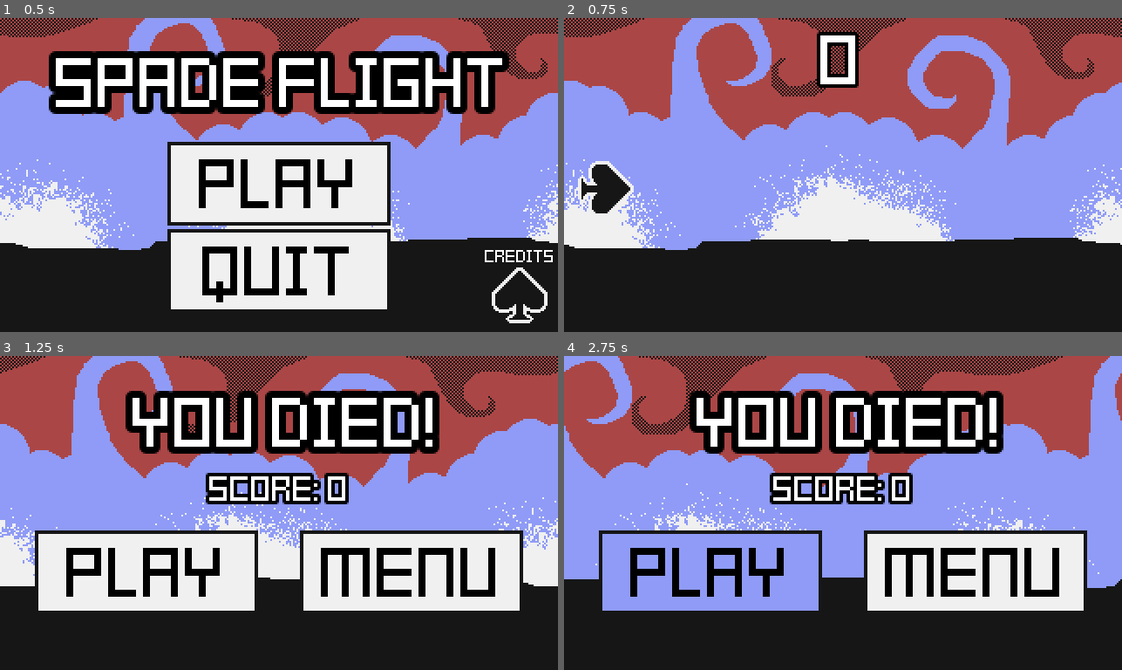
Above: before the commit, frames 1-4 (two rows, left to right).
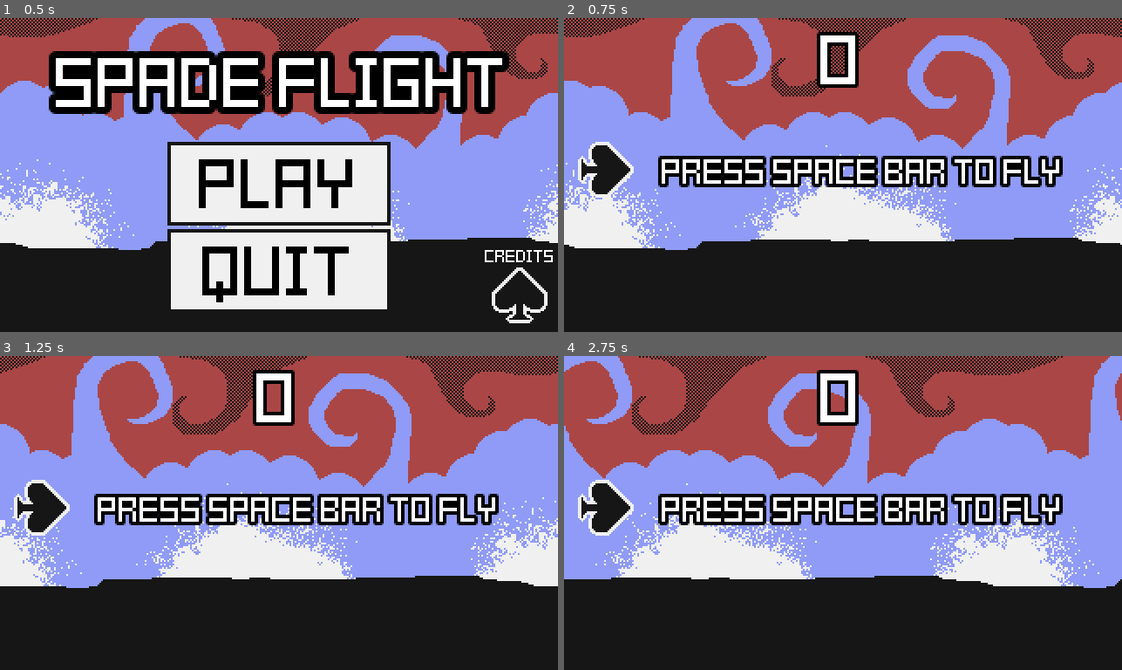
Above: after the commit, the same moments.

Repository: jadicodes/spade-flight
Game: Godot game, scene res://ui_screens/main_menu/main_menu.tscn
Two runs of this game, one before a commit and one after it. Both use one fixed random seed, a clock stepped at 60 frames per second and the inputs below.
Inputs (mouse positions are in pixels of both pictures, inside the frame that each line leads up to):
- Up to frame 1 (0.5 s): no input
- Up to frame 2 (0.75 s): click "Play" at 0.5 s
- Up to frame 3 (1.25 s): no input
- Up to frame 4 (2.75 s): click (709, 572) at 1.25 s, where only the run before the commit has a clickable "Play"; click (709, 572) at 2 s, where only the run before the commit has a clickable "Play"

Frame 1 is identical in both runs. In frame 2, 7.5% of the frame differs, in the area x 2-90%, y 39-63%; in frame 3, 35%, in the area x 2-94%, y 4-82%; in frame 4, 34%.

Commit message:
Add space bar tutorial

Diff:
--- a/project/spade/spade.gd
+++ b/project/spade/spade.gd
@@ -1,26 +1,38 @@
 extends CharacterBody2D
 
+signal game_started
 
 const SPEED = 300.0
 const JUMP_VELOCITY = -185.0
 
-var gravity = ProjectSettings.get_setting("physics/2d/default_gravity")
+var _game_started = false
 var _has_collided = false
 
 
-func _physics_process(delta) -> void:
-	if not is_on_floor():
-		velocity.y += gravity * delta
+func _ready():
+	$SpaceLabel.show()
 
 
-	if Input.is_action_just_pressed("ui_accept"):
-		velocity.y = JUMP_VELOCITY
-		Jukebox.play_flap()
+func _physics_process(delta) -> void:
+	if Input.is_action_pressed("ui_accept"):
+		$SpaceLabel.hide()
+		_game_started = true
+		game_started.emit()
 
-	_has_collided = move_and_collide(velocity * delta)
+	if _game_started:
+		var gravity = ProjectSettings.get_setting("physics/2d/default_gravity")
+		if not is_on_floor():
+			velocity.y += gravity * delta
 
-	if _has_collided:
-		_kill()
+
+		if Input.is_action_just_pressed("ui_accept"):
+			velocity.y = JUMP_VELOCITY
+			Jukebox.play_flap()
+
+		_has_collided = move_and_collide(velocity * delta)
+
+		if _has_collided:
+			_kill()
 
 
 func _kill() -> void:
--- a/project/spade/spade.tscn
+++ b/project/spade/spade.tscn
@@ -1,48 +1,11 @@
-[gd_scene load_steps=7 format=3 uid="uid://cswj27dj3xyev"]
+[gd_scene load_steps=5 format=3 uid="uid://cswj27dj3xyev"]
 
 [ext_resource type="Script" path="res://spade/spade.gd" id="1_o6ve1"]
 [ext_resource type="Texture2D" uid="uid://unt0htntvhi2" path="res://spade/spade.png" id="2_7mvqd"]
+[ext_resource type="Theme" uid="uid://c2c6ex86ggxtl" path="res://common/font.tres" id="3_obiej"]
 
 [sub_resource type="CircleShape2D" id="CircleShape2D_psfm0"]
 radius = 13.0384
-
-[sub_resource type="Animation" id="Animation_ymo23"]
-length = 0.001
-tracks/0/type = "value"
-tracks/0/imported = false
-tracks/0/enabled = true
-tracks/0/path = NodePath("Sprite:rotation")
-tracks/0/interp = 1
-tracks/0/loop_wrap = true
-tracks/0/keys = {
-"times": PackedFloat32Array(0),
-"transitions": PackedFloat32Array(1),
-"update": 0,
-"values": [0.0]
-}
-
-[sub_resource type="Animation" id="Animation_co75j"]
-resource_name = "rotate"
-length = 4.0
-loop_mode = 1
-tracks/0/type = "value"
-tracks/0/imported = false
-tracks/0/enabled = true
-tracks/0/path = NodePath("Sprite:rotation")
-tracks/0/interp = 1
-tracks/0/loop_wrap = true
-tracks/0/keys = {
-"times": PackedFloat32Array(0, 1, 2, 3, 4),
-"transitions": PackedFloat32Array(1, 1, 1, 1, 1),
-"update": 0,
-"values": [0.0, 1.5708, 3.14159, 4.71239, 6.28319]
-}
-
-[sub_resource type="AnimationLibrary" id="AnimationLibrary_b5n2s"]
-_data = {
-"RESET": SubResource("Animation_ymo23"),
-"rotate": SubResource("Animation_co75j")
-}
 
 [node name="Spade" type="CharacterBody2D"]
 collision_layer = 3
@@ -56,7 +19,15 @@
 [node name="Collision" type="CollisionShape2D" parent="."]
 shape = SubResource("CircleShape2D_psfm0")
 
-[node name="AnimationPlayer" type="AnimationPlayer" parent="."]
-libraries = {
-"": SubResource("AnimationLibrary_b5n2s")
-}
+[node name="SpaceLabel" type="Label" parent="."]
+visible = false
+offset_left = -12.0
+offset_top = -32.0
+offset_right = 214.0
+offset_bottom = -8.0
+rotation = 4.71239
+theme = ExtResource("3_obiej")
+theme_override_colors/font_outline_color = Color(0, 0, 0, 1)
+theme_override_constants/outline_size = 8
+theme_override_font_sizes/font_size = 16
+text = "Press space bar to fly"
--- a/project/world/world.gd
+++ b/project/world/world.gd
@@ -1,17 +1,23 @@
 extends Node2D
 
+var _game_started = false
 
 @export var pipes_scene: PackedScene
 @onready var hud_scene = get_node("HUD")
 
 
 func _on_spawn_timer_timeout() -> void:
-	var pipe = pipes_scene.instantiate()
-	add_child(pipe)
-	pipe.add_to_score.connect(hud_scene._update_score)
-	pipe.position.y += _generate_pipe_y()
+	if _game_started:
+		var pipe = pipes_scene.instantiate()
+		add_child(pipe)
+		pipe.add_to_score.connect(hud_scene._update_score)
+		pipe.position.y += _generate_pipe_y()
 
 
 func _generate_pipe_y() -> int:
 	var _pipe_y: int = randi_range(-40, 40)
 	return _pipe_y
+
+
+func _on_spade_game_started():
+	_game_started = true
--- a/project/world/world.tscn
+++ b/project/world/world.tscn
@@ -54,4 +54,5 @@
 position = Vector2(160, 236)
 shape = SubResource("RectangleShape2D_dh41l")
 
+[connection signal="game_started" from="Spade" to="." method="_on_spade_game_started"]
 [connection signal="timeout" from="SpawnTimer" to="." method="_on_spawn_timer_timeout"]
